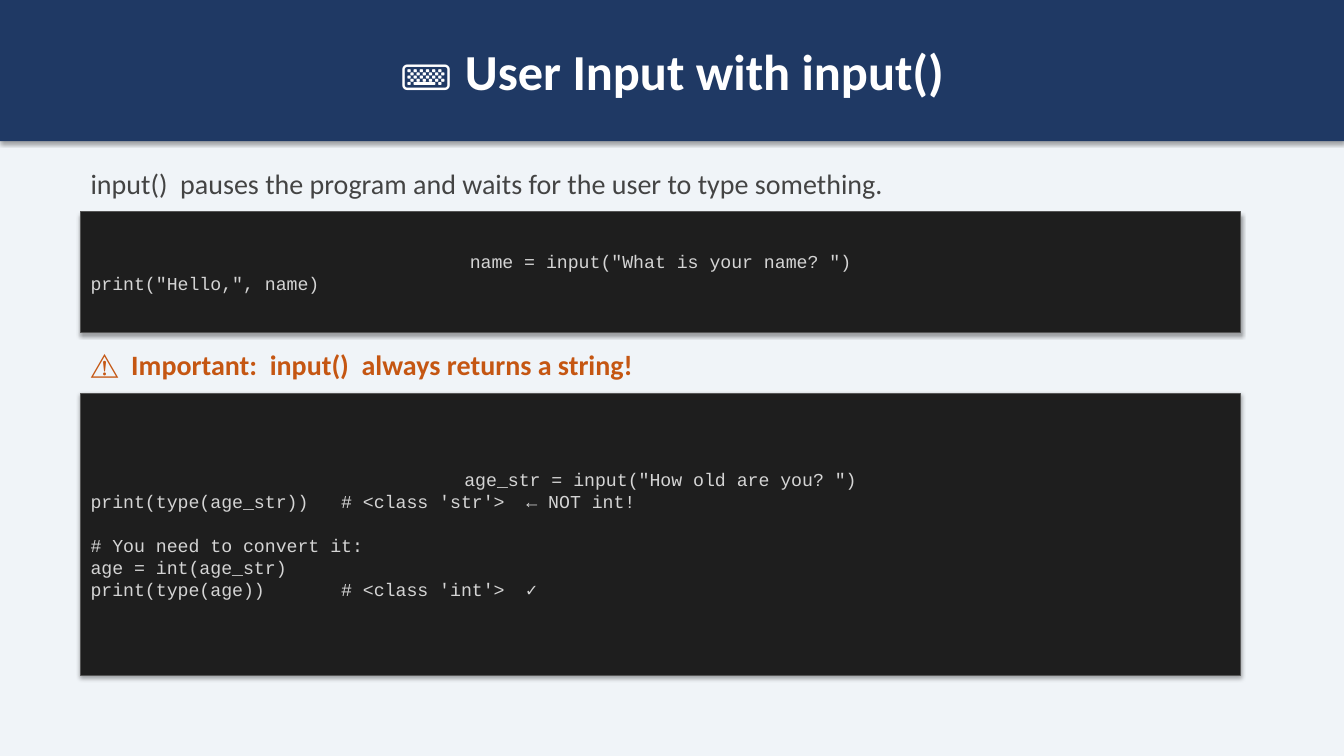
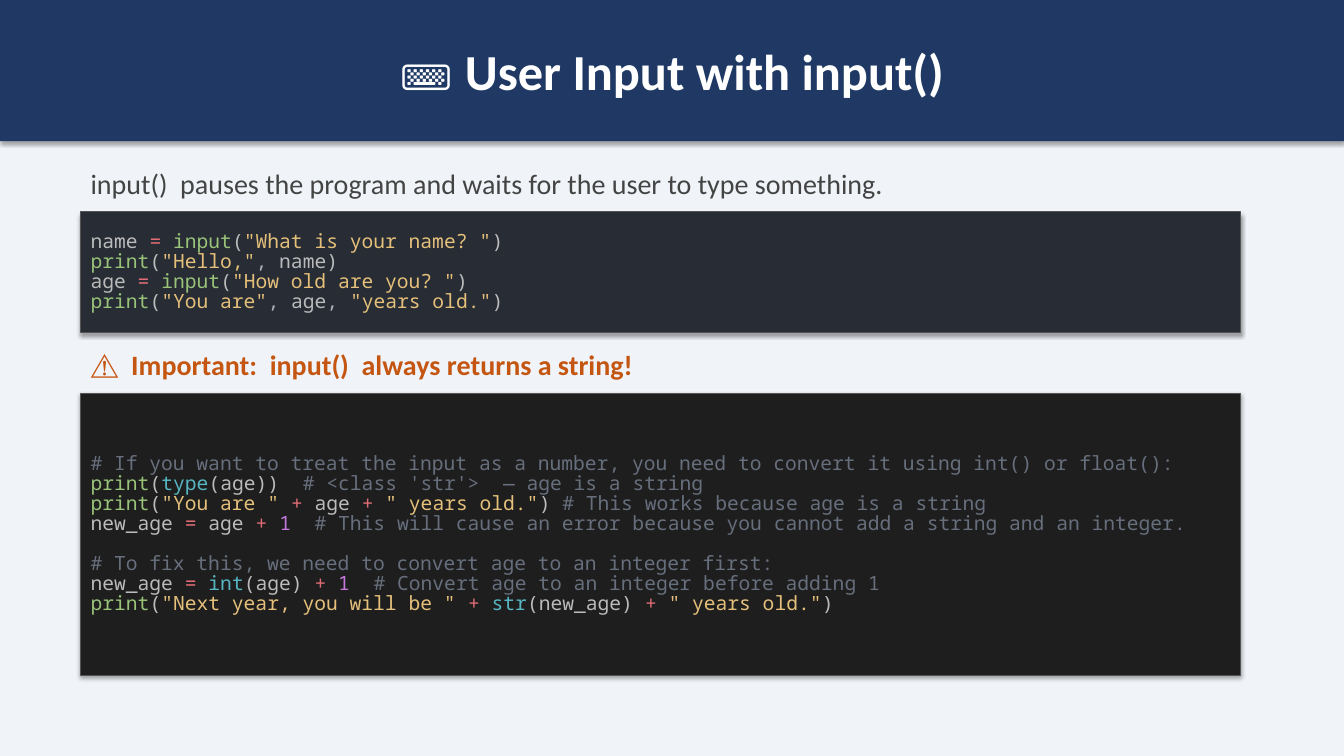
Before and after one commit to cvc-comanescu-catalin/python-course, a slide deck: slide 21 of slides/session1_intro_and_basics.pptx (slide 18 before the commit). Drawn at 1344x756 pixels with LibreOffice and Linux fonts; fonts in the diff are those of the drawing. Boxes give left, top, right and bottom in pixels: in the first picture for what was removed or moved away, otherwise in the second. Text is boxed around its words. In the diff, an @@ line names an element or a change of style, - is before the commit and + after.

```diff
--- a/slides/session1_intro_and_basics.pptx
+++ b/slides/session1_intro_and_basics.pptx
@@ rectangle "name = input("What is your ..." at [81, 212, 1240, 333]: fill #1E1E1E to #282C34 @@
@@ text in rectangle at [91, 233, 468, 274]: size 13 to 14 pt, font Courier New to Noto Sans Mono in "name = input("What is your name? ")", "print("Hello,", name)"; text colour #D4D4D4 to #BBBBBB in "name input("What ")", "print("Hello,", name)"; text colour #D4D4D4 to #E06C75 in "="; text colour #D4D4D4 to #98C379 in "input("What", "print("Hello,","; text colour #D4D4D4 to #E5C07B in "input("What is your name? ")", "print("Hello,","; text colour #D4D4D4 to #ABB2BF in "print("Hello,","; alignment centre to left; line spacing 1 to 14.2pt @@
@@ text in rectangle at [91, 269, 503, 313]: paragraphs added @@
+age = input("How old are you? ")
+print("You are", age, "years old.")
@@ text in rectangle at [91, 455, 1186, 615]: text changed; size 13 to 14 pt; font Courier New to Noto Sans Mono; text colour #D4D4D4 to #676F7D @@
-age_str = input("How old are you? ")
-print(type(age_str)) # <class 'str'> ← NOT int!
-# You need to convert it:
-age = int(age_str)
-print(type(age)) # <class 'int'> ✓
+# If you want to treat the input as a number, you need to convert it using int() or float():
+print(type(age)) # <class 'str'> — age is a string
+print("You are " + age + " years old.") # This works because age is a string
+new_age = age + 1 # This will cause an error because you cannot add a string and an integer.
+# To fix this, we need to convert age to an integer first:
+new_age = int(age) + 1 # Convert age to an integer before adding 1
+print("Next year, you will be " + str(new_age) + " years old.")
```
Also in this commit, not shown: 12 other slides changed, 6 slides added, 2 slides removed, 7 other files.
